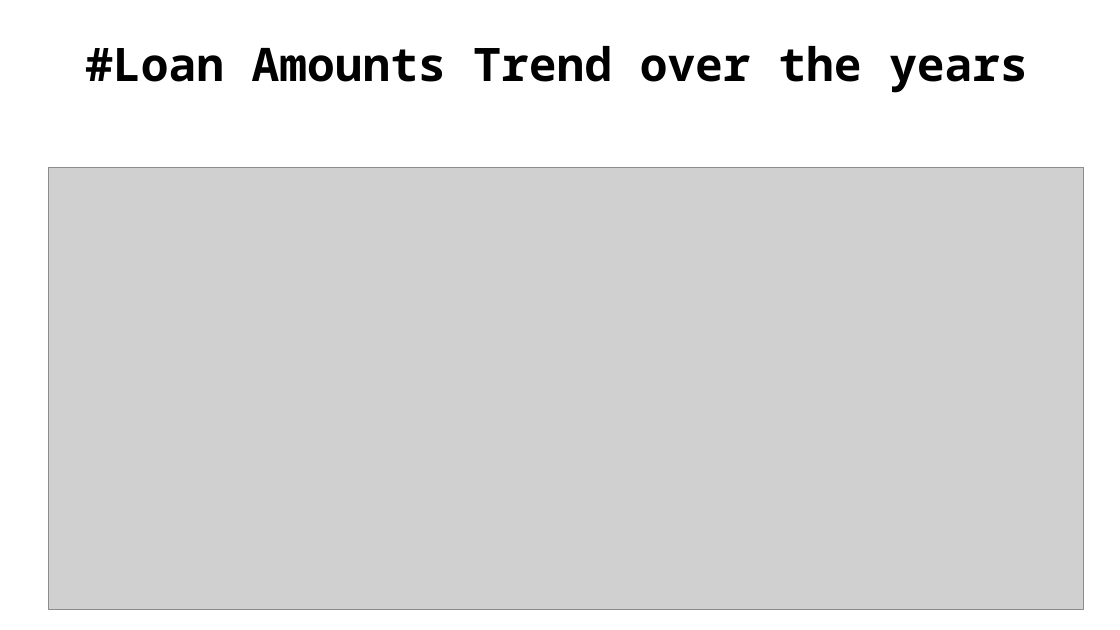
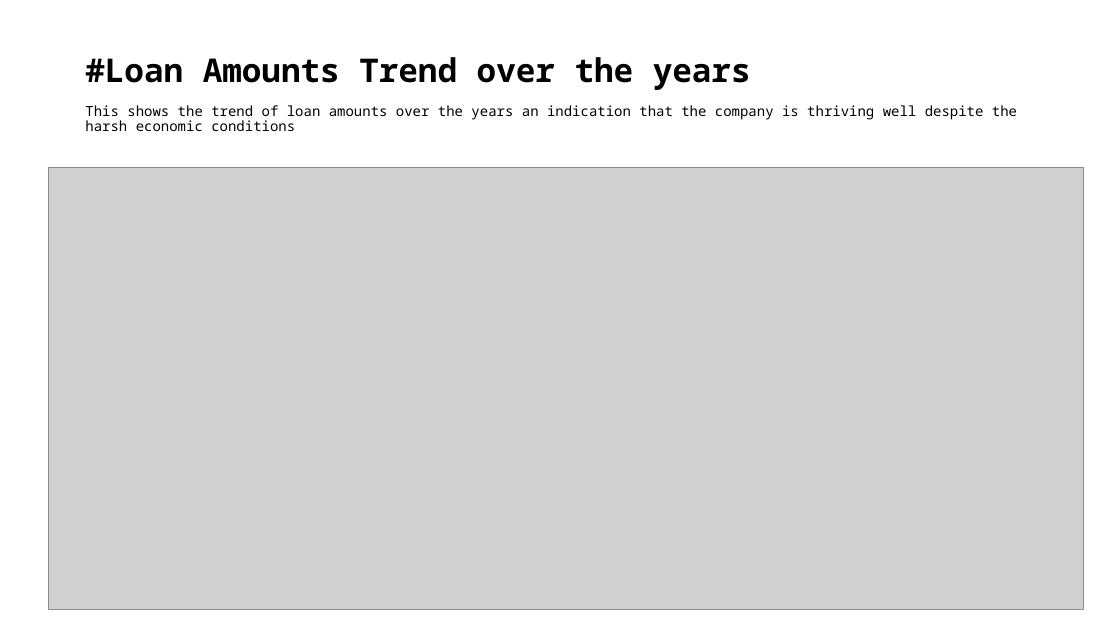
Before and after one commit to 1Wambugu/Final-project, a slide deck: slide 6 of Loan Book Analysis.pptx. Drawn at 1120x630 pixels with LibreOffice and Linux fonts; fonts in the diff are those of the drawing; grey boxes stand for pictures. Boxes give left, top, right and bottom in pixels: in the first picture for what was removed or moved away, otherwise in the second. Text is boxed around its words. In the diff, an @@ line names an element or a change of style, - is before the commit and + after.

```diff
--- a/Loan Book Analysis.pptx
+++ b/Loan Book Analysis.pptx
@@ title at (x1=85, y1=57, x2=1017, y2=131): text changed; size 39.6 to 12 pt; bold off @@
-#Loan Amounts Trend over the years
+#Loan Amounts Trend over the years
+This shows the trend of loan amounts over the years an indication that the company is thriving well despite the harsh economic conditions
```
Also in this commit, not shown: 5 other slides changed, 1 other file.
